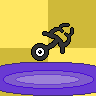
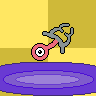
Layered file, before and after one edit (96 × 96). Changes by layer:
added group "Shiny" with 2 layers above "Group" over [32, 24, 73, 60]
added layer "Body" in group "Shiny" over [32, 24, 73, 60]
added layer "Shell" in group "Shiny" over [32, 24, 73, 60]
